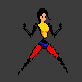
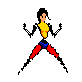
Two versions of the same layered image (82px x 82px). Layer-by-layer changes:
hid group "Agrupar 2" (1 layers) over (16, 0, 80, 82)
painted on "perna esquerda" over (0, 0, 82, 82)
painted on "quadril" over (0, 0, 82, 82)
